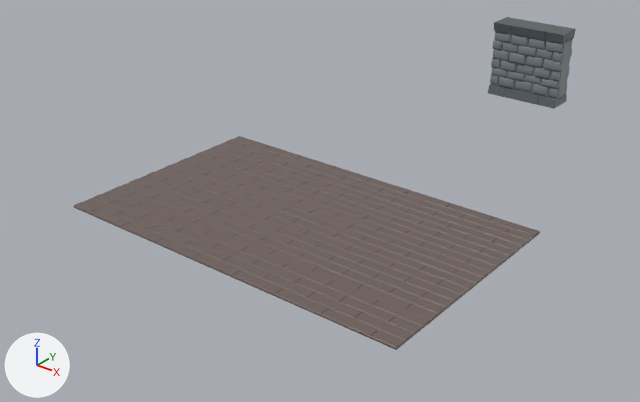
An edit to the glTF model client/public/models/props/office.glb, drawn before and after from the same camera.
Rendered twice from a 50 mm camera at (20.2, -25.2, 16.2) aimed at (-2.0, 2.5, -1.0). The lights are fixed; the arrows at lower left show +X, +Y and +Z. The picture after the commit comes second. Where no turn or scale is listed for an object, it has been applied to the vertices.

Names of what the first picture shows: 'floor', 'wall'.
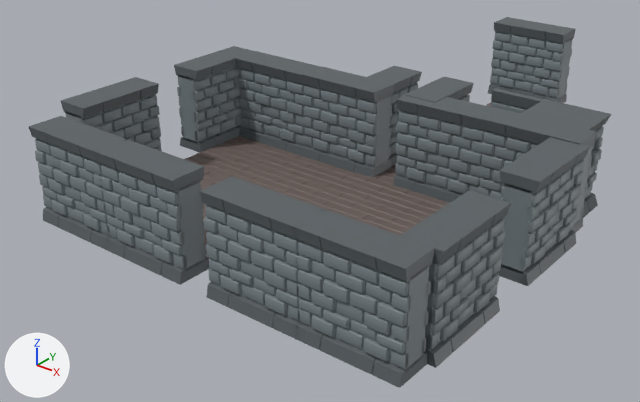
The change, as a list of edits to the scene's bpy script:
```text
Add ob_wall_016:
    ob_wall_016 = bpy.data.objects.new('wall.016', me_cube_071)  # 3360 vertices, 5760 faces; spans x 3.43..6.57, y 7.36..7.7, z 0.0..4.0; in mat_stone_065 (grey #798388), mat_stonedark_035 (dark grey #596064)
    ob_wall_016.location = (0.0, 0.0, 0.0)
Add ob_wall_015:
    ob_wall_015 = bpy.data.objects.new('wall.015', me_cube_070)  # 3360 vertices, 5760 faces; spans x 5.72..8.55, y 4.54..7.68, z 0.02..4.02; in mat_stone_065 (grey #798388), mat_stonedark_035 (dark grey #596064)
    ob_wall_015.location = (0.0, 0.0, 0.0)
Add ob_wall_014:
    ob_wall_014 = bpy.data.objects.new('wall.014', me_cube_069)  # 3360 vertices, 5760 faces; spans x 0.88..2.38, y 4.54..7.68, z 0.02..4.02; in mat_stone_065 (grey #798388), mat_stonedark_035 (dark grey #596064)
    ob_wall_014.location = (0.0, 0.0, 0.0)
Add ob_wall_013:
    ob_wall_013 = bpy.data.objects.new('wall.013', me_cube_068)  # 3360 vertices, 5760 faces; spans x -1.78..-0.28, y 4.54..7.68, z 0.0..4.0; in mat_stone_065 (grey #798388), mat_stonedark_035 (dark grey #596064)
    ob_wall_013.location = (0.0, 0.0, 0.0)
Add ob_wall_012:
    ob_wall_012 = bpy.data.objects.new('wall.012', me_cube_067)  # 3360 vertices, 5760 faces; spans x 7.73..9.23, y 0.07..4.07, z 0.0..4.0; in mat_stone_065 (grey #798388), mat_stonedark_035 (dark grey #596064)
    ob_wall_012.location = (0.0, 0.0, 0.0)
Add ob_wall_011:
    ob_wall_011 = bpy.data.objects.new('wall.011', me_cube_066)  # 3360 vertices, 5760 faces; spans x 7.73..9.23, y -5.95..-1.95, z 0.0..4.0; in mat_stone_065 (grey #798388), mat_stonedark_035 (dark grey #596064)
    ob_wall_011.location = (0.0, 0.0, 0.0)
Add ob_wall_010:
    ob_wall_010 = bpy.data.objects.new('wall.010', me_cube_065)  # 3360 vertices, 5760 faces; spans x 4.92..8.92, y -7.43..-5.93, z 0.0..4.0; in mat_stone_065 (grey #798388), mat_stonedark_035 (dark grey #596064)
    ob_wall_010.location = (0.0, 0.0, 0.0)
Add ob_wall_009:
    ob_wall_009 = bpy.data.objects.new('wall.009', me_cube_064)  # 3360 vertices, 5760 faces; spans x 0.99..4.99, y -7.43..-5.93, z 0.0..4.0; in mat_stone_065 (grey #798388), mat_stonedark_035 (dark grey #596064)
    ob_wall_009.location = (0.0, 0.0, 0.0)
Add ob_wall_008:
    ob_wall_008 = bpy.data.objects.new('wall.008', me_cube_052)  # 3360 vertices, 5760 faces; spans x -4.31..-0.31, y -7.43..-5.93, z 0.0..4.0; in mat_stone_065 (grey #798388), mat_stonedark_035 (dark grey #596064)
    ob_wall_008.location = (0.0, 0.0, 0.0)
Add ob_wall_007:
    ob_wall_007 = bpy.data.objects.new('wall.007', me_cube_040)  # 3360 vertices, 5760 faces; spans x -8.25..-4.25, y -7.43..-5.93, z 0.0..4.0; in mat_stone_065 (grey #798388), mat_stonedark_035 (dark grey #596064)
    ob_wall_007.location = (0.0, 0.0, 0.0)
Add ob_wall_006:
    ob_wall_006 = bpy.data.objects.new('wall.006', me_cube_039)  # 3360 vertices, 5760 faces; spans x -9.74..-8.24, y -4.85..-0.85, z 0.0..4.0; in mat_stone_065 (grey #798388), mat_stonedark_035 (dark grey #596064)
    ob_wall_006.location = (0.0, 0.0, 0.0)
Add ob_wall_005:
    ob_wall_005 = bpy.data.objects.new('wall.005', me_cube_029)  # 3360 vertices, 5760 faces; spans x -9.74..-8.24, y 1.43..5.43, z 0.0..4.0; in mat_stone_065 (grey #798388), mat_stonedark_035 (dark grey #596064)
    ob_wall_005.location = (0.0, 0.0, 0.0)
Add ob_wall_004:
    ob_wall_004 = bpy.data.objects.new('wall.004', me_cube_025)  # 3360 vertices, 5760 faces; spans x 4.87..8.87, y 3.96..5.46, z 0.04..4.04; in mat_stone_065 (grey #798388), mat_stonedark_035 (dark grey #596064)
    ob_wall_004.location = (0.0, 0.0, 0.0)
Add ob_wall_003:
    ob_wall_003 = bpy.data.objects.new('wall.003', me_cube_013)  # 3360 vertices, 5760 faces; spans x 0.86..4.91, y 3.89..5.52, z 0.0..4.0; in mat_stone_065 (grey #798388), mat_stonedark_035 (dark grey #596064)
    ob_wall_003.location = (0.0, 0.0, 0.0)
Add ob_wall_002:
    ob_wall_002 = bpy.data.objects.new('wall.002', me_cube_011)  # 3360 vertices, 5760 faces; spans x -8.25..-4.25, y 3.96..5.46, z 0.0..4.0; in mat_stone_065 (grey #798388), mat_stonedark_035 (dark grey #596064)
    ob_wall_002.location = (0.0, 0.0, 0.0)
Add ob_wall_001:
    ob_wall_001 = bpy.data.objects.new('wall.001', me_cube_012)  # 3360 vertices, 5760 faces; spans x -4.26..-0.26, y 3.96..5.46, z 0.02..4.02; in mat_stone_065 (grey #798388), mat_stonedark_035 (dark grey #596064)
    ob_wall_001.location = (0.0, 0.0, 0.0)
Add ob_floordecoration_wood_002:
    ob_floordecoration_wood_002 = bpy.data.objects.new('floorDecoration_wood.002', me_cube_074)  # 52 vertices, 120 faces; spans x -1.0..1.0, y -1.0..1.0, z 0.0..0.1; in mat_wooddark_066 (dark grey #6d605c)
    ob_floordecoration_wood_002.location = (0.0, 16.52, 0.0)
Add ob_floordecoration_wood:
    ob_floordecoration_wood = bpy.data.objects.new('floorDecoration_wood', me_cube_072)  # 52 vertices, 120 faces; spans x -1.0..1.0, y 3.94..5.94, z 0.0..0.1; in mat_wooddark_066 (dark grey #6d605c)
    ob_floordecoration_wood.location = (0.0, 0.0, 0.0)
```

Where the change shows, as pixel boxes (x1, y1, x2, y2) in the pictures (640 x 402 px):
'wall.010', added: after (293, 210, 435, 388)
'wall.009', added: after (200, 176, 326, 339)
'wall.008', added: after (95, 140, 209, 285)
'wall.011', added: after (400, 190, 511, 368)
'wall.012', added: after (497, 137, 590, 286)
'wall.001', added: after (301, 66, 394, 177)
'wall.003', added: after (393, 95, 499, 203)
'wall.007', added: after (28, 116, 128, 250)
'wall.002', added: after (236, 51, 321, 156)
'wall.005', added: after (174, 46, 256, 152)
'wall.004', added: after (478, 109, 596, 233)
'wall.006', added: after (61, 77, 162, 151)
'wall.015', added: after (521, 99, 611, 218)
'wall.013', added: after (368, 66, 422, 166)
'wall.014', added: after (405, 76, 474, 102)
'wall.016', added: after (491, 88, 544, 113)
'floorDecoration_wood', added: after (358, 164, 396, 185)
'floorDecoration_wood.002', added (mostly hidden): after (486, 102, 491, 107)
'floor', unchanged, covered by the edit: before (74, 136, 540, 350); after (183, 136, 449, 260)
